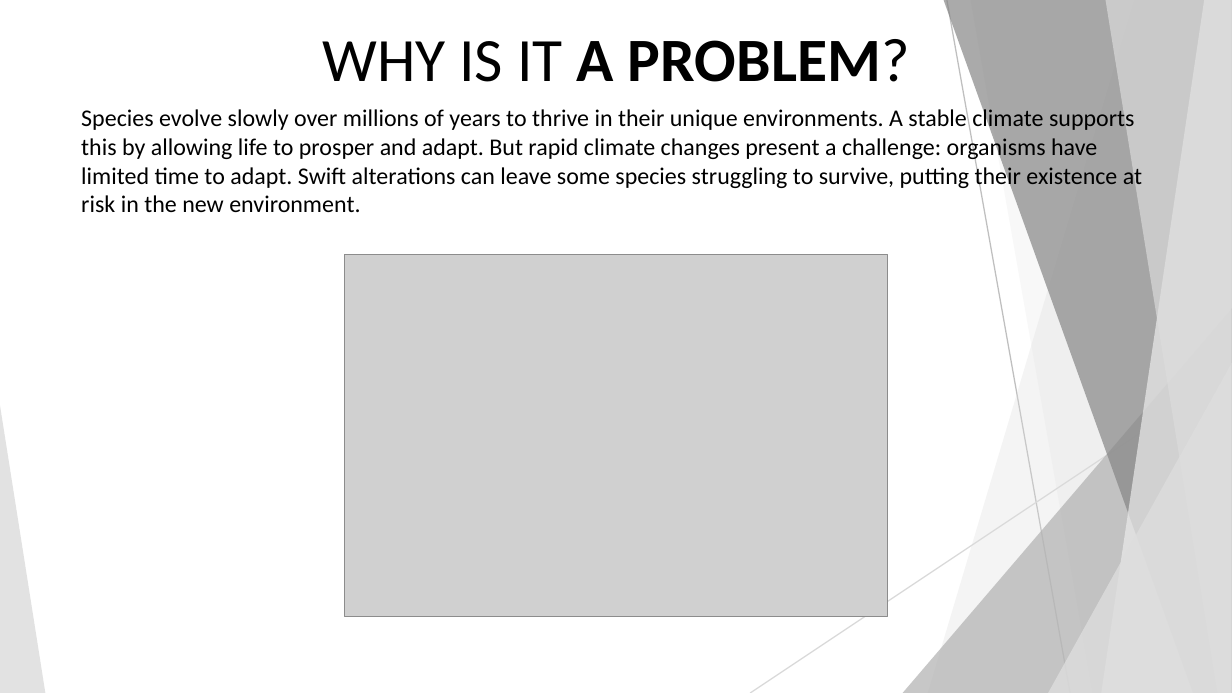
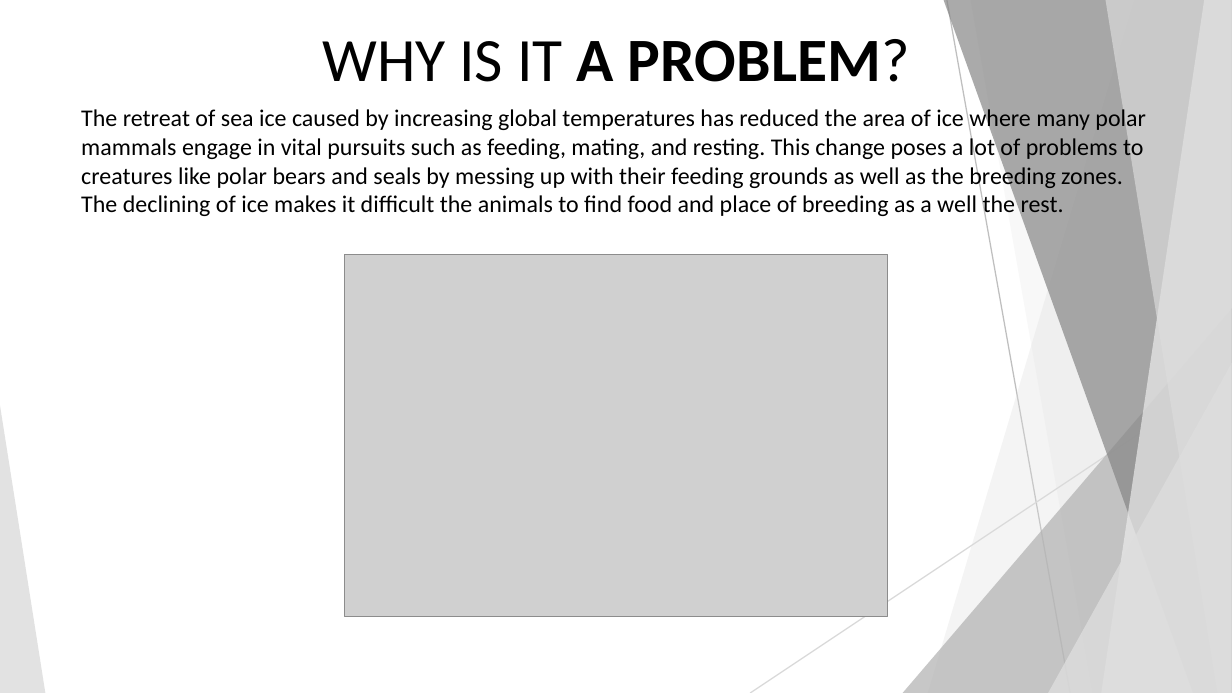
Before and after one commit to duymai85/CECS450-project, a slide deck: slide 6 of 450 Final Presentation.pptx (slide 3 before the commit). Drawn at 1232x693 pixels with LibreOffice and Linux fonts; fonts in the diff are those of the drawing; grey boxes stand for pictures. Boxes give left, top, right and bottom in pixels: in the first picture for what was removed or moved away, otherwise in the second. Text is boxed around its words. In the diff, an @@ line names an element or a change of style, - is before the commit and + after.

```diff
--- a/450 Final Presentation.pptx
+++ b/450 Final Presentation.pptx
@@ text at [81,106,1146,219]: text changed @@
-Species evolve slowly over millions of years to thrive in their unique environments. A stable climate supports this by allowing life to prosper and adapt. But rapid climate changes present a challenge: organisms have limited time to adapt. Swift alterations can leave some species struggling to survive, putting their existence at risk in the new environment.
+The retreat of sea ice caused by increasing global temperatures has reduced the area of ice where many polar mammals engage in vital pursuits such as feeding, mating, and resting. This change poses a lot of problems to creatures like polar bears and seals by messing up with their feeding grounds as well as the breeding zones. The declining of ice makes it difficult the animals to find food and place of breeding as a well the rest.
```
Also in this commit, not shown: 5 other slides changed, 4 slides added, 2 other files.
